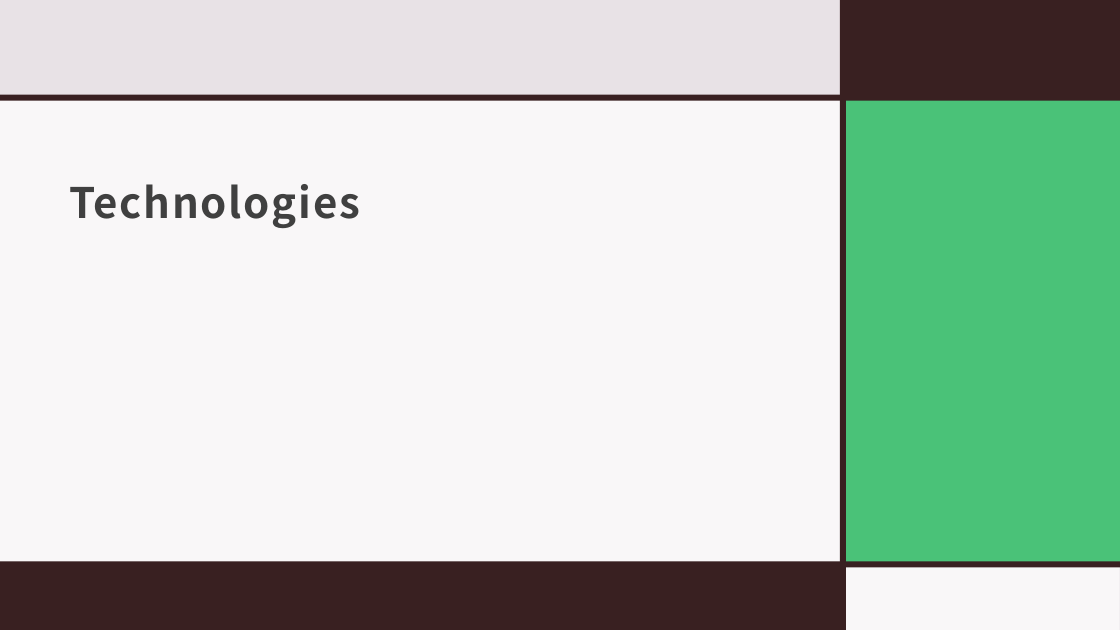
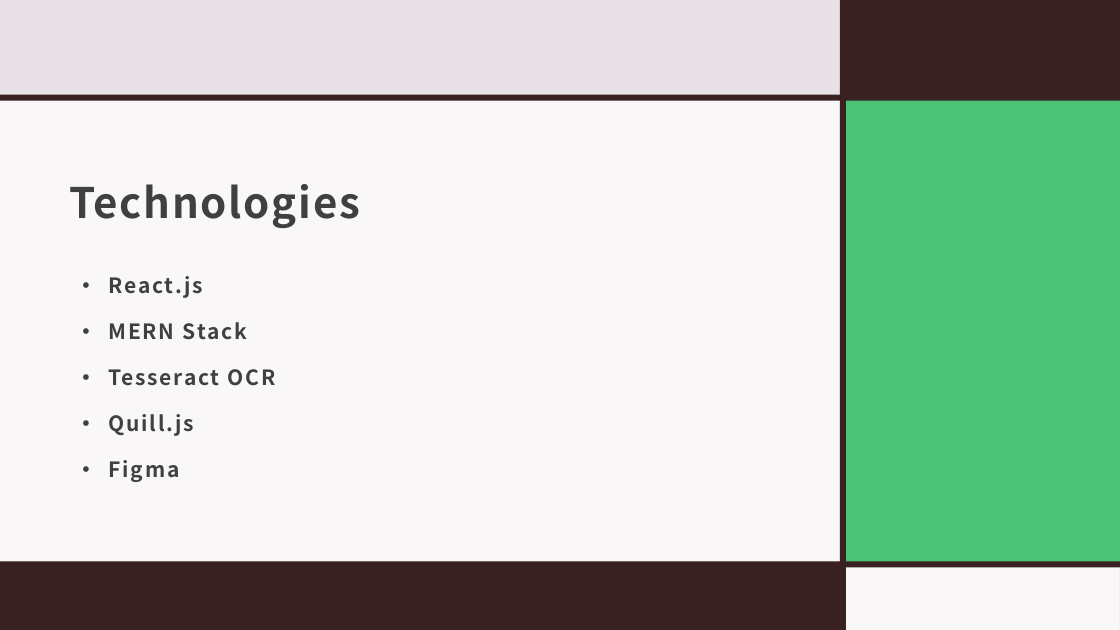
Before and after one commit to IADT-projects/y4-project-CjayGonzales, a slide deck: slide 9 of Docs/Interim Presentation.pptx (slide 5 before the commit). Drawn at 1120x630 pixels with LibreOffice and Linux fonts; fonts in the diff are those of the drawing. Boxes give left, top, right and bottom in pixels: in the first picture for what was removed or moved away, otherwise in the second. Text is boxed around its words. In the diff, an @@ line names an element or a change of style, - is before the commit and + after.

```diff
--- a/Docs/Interim Presentation.pptx
+++ b/Docs/Interim Presentation.pptx
@@ text added at (109,276,276,482), 18 pt, text #404040, bold @@
+• React.js
+• MERN Stack
+• Tesseract OCR
+• Quill.js
+• Figma
```
Also in this commit, not shown: 4 other slides changed, 9 slides added, 6 slides removed.
